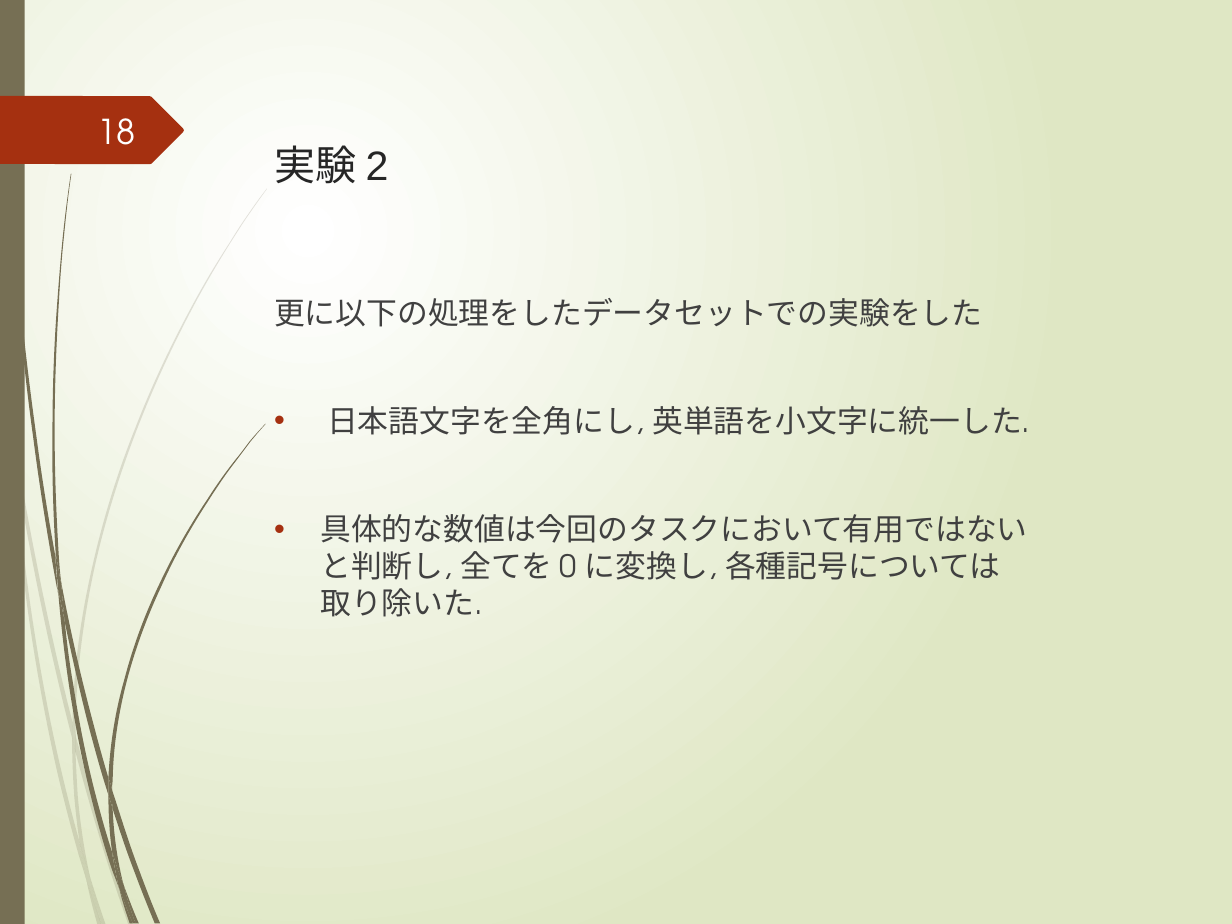
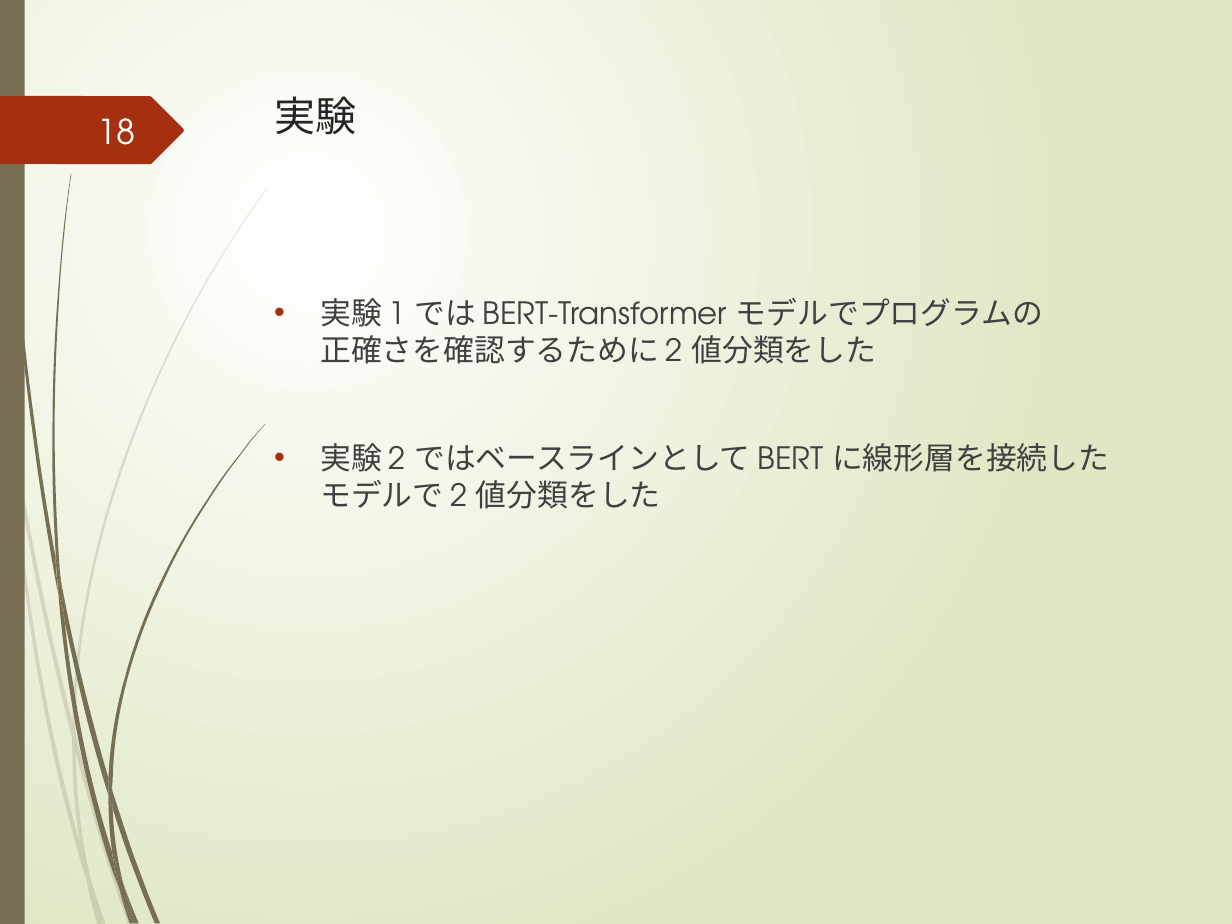
Before and after one commit to yuuki-kusumoto/kusumoto, a slide deck: slide 18 of 2021_prsn_2nd/後期研究発表会.pptx. Drawn at 1232x924 pixels with LibreOffice and Linux fonts; fonts in the diff are those of the drawing. Boxes give left, top, right and bottom in pixels: in the first picture for what was removed or moved away, otherwise in the second. Text is boxed around its words. In the diff, an @@ line names an element or a change of style, - is before the commit and + after.

```diff
--- a/2021_prsn_2nd/後期研究発表会.pptx
+++ b/2021_prsn_2nd/後期研究発表会.pptx
@@ title at (274,96,356,135): text changed; font Arial to TeX Gyre Adventor @@
-実験 2
+実験
@@ text at (320,298,1109,509): text changed @@
-更に以下の処理をしたデータセットでの実験をした
-• 日本語文字を全角にし, 英単語を小文字に統一した.
-• 具体的な数値は今回のタスクにおいて有用ではない
-  と判断し, 全てを 0 に変換し, 各種記号については
-  取り除いた.
+• 実験 1 では BERT-Transformer モデルでプログラムの
+  正確さを確認するために 2 値分類をした
+• 実験 2 ではベースラインとして BERT に線形層を接続した
+  モデルで 2 値分類をした
```
Also in this commit, not shown: 22 other slides changed, 13 slides added, 1 slide removed.
